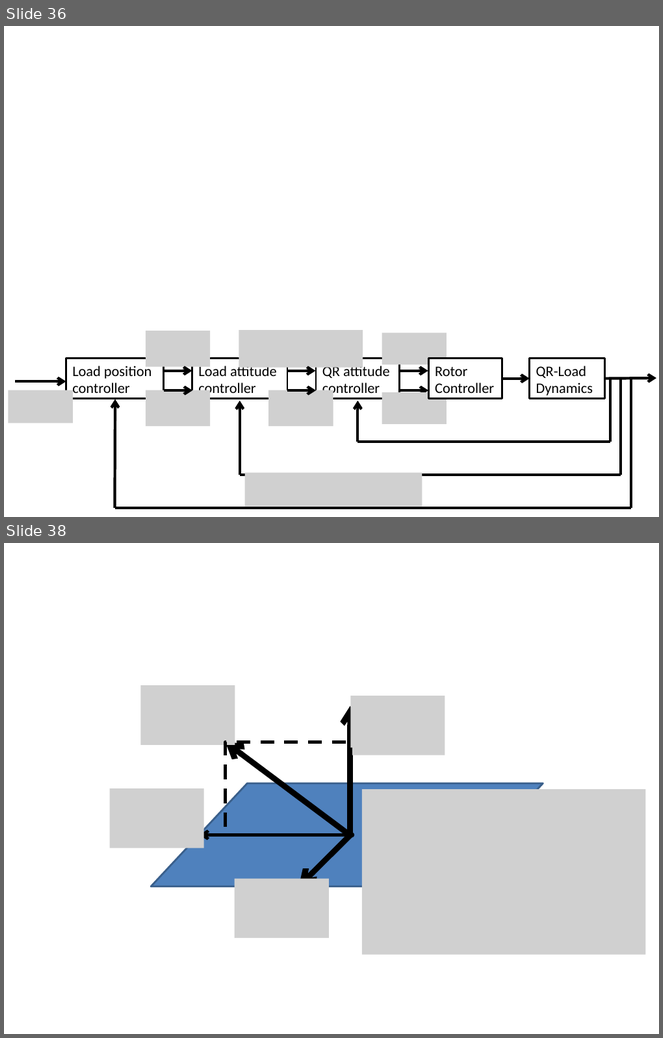
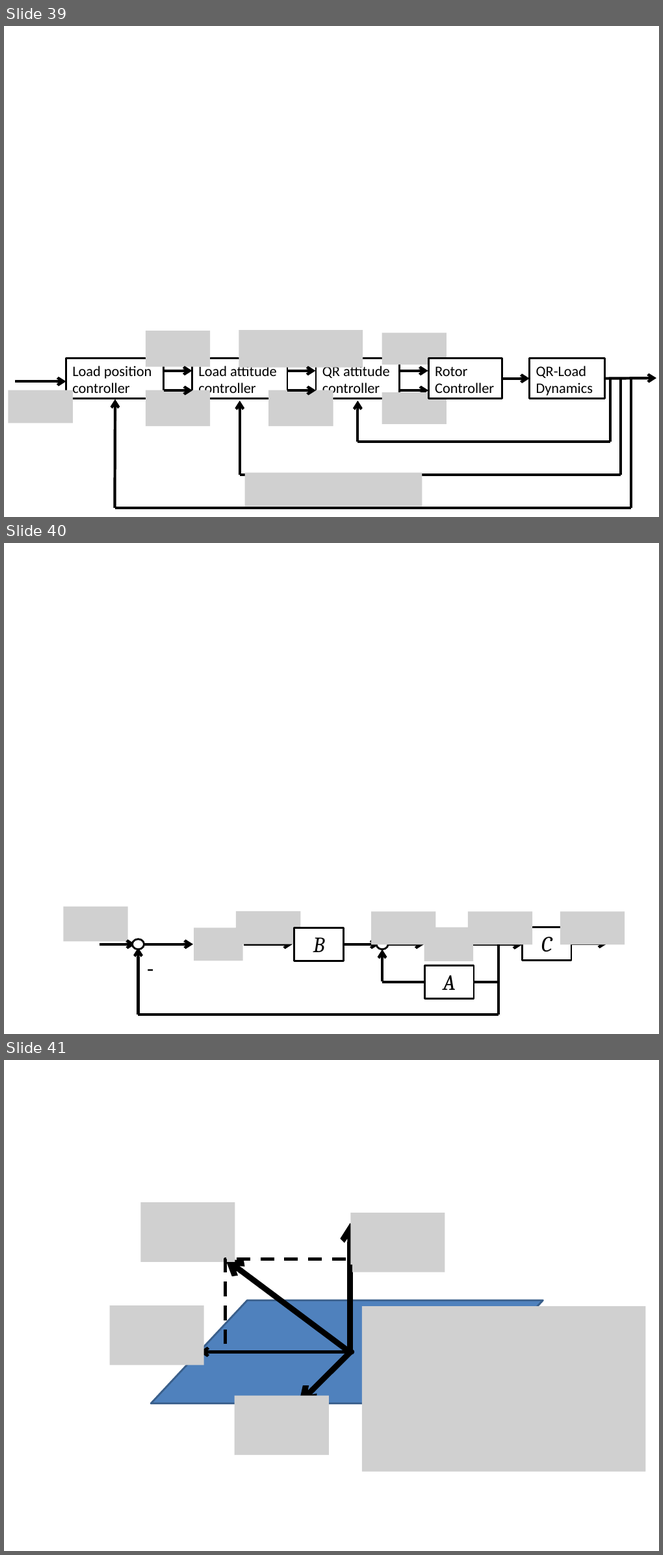
Before and after one commit to namvo88/Thesis-Quadrotor, a slide deck: StyleStuff/figures.pptx. Shown one above the other, each under a label of ours: slides 36 and 38 before the commit, slides 39, 40 and 41 after it; the slides between them are not shown. The pictures are 663x1038 and 663x1555 pixels, drawn with LibreOffice and Linux fonts; fonts in the diff are those of the drawing; grey boxes stand for pictures. Boxes give left, top, right and bottom in pixels: in the first picture for what was removed or moved away, otherwise in the second. Text is boxed around its words. In the diff, an @@ line names an element or a change of style, - is before the commit and + after.

```diff
--- a/StyleStuff/figures.pptx
+++ b/StyleStuff/figures.pptx
@@ slide 40 added at (x1=4, y1=543, x2=659, y2=1034), background #FFFFFF @@
@@ picture added at (x1=64, y1=906, x2=129, y2=941) @@
@@ picture added at (x1=236, y1=911, x2=301, y2=944) @@
@@ picture added at (x1=371, y1=912, x2=436, y2=945) @@
@@ picture added at (x1=468, y1=912, x2=532, y2=945) @@
@@ picture added at (x1=560, y1=912, x2=625, y2=945) @@
@@ picture added at (x1=194, y1=928, x2=243, y2=961) @@
@@ rectangle added at (x1=295, y1=928, x2=343, y2=961), fill #FFFFFF, outline #000000 2 pt, 24 pt, text #000000, italic @@
+B
@@ picture added at (x1=424, y1=928, x2=473, y2=962) @@
@@ rectangle added at (x1=522, y1=928, x2=571, y2=960), fill #FFFFFF, outline #000000 2 pt, 24 pt, text #000000, italic @@
+C
@@ arrow added from (99, 945) to (135, 945), #000000 3 pt @@
@@ ellipse added at (x1=133, y1=939, x2=144, y2=950), fill #FFFFFF, outline #000000 2 pt @@
@@ arrow added from (139, 1015) to (139, 948), #000000 3 pt @@
@@ text added at (x1=141, y1=952, x2=206, y2=984), 24 pt, text #000000 @@
+-
@@ arrow added from (144, 945) to (193, 945), #000000 3 pt @@
@@ arrow added from (244, 945) to (293, 945), #000000 3 pt @@
@@ arrow added from (343, 945) to (380, 945), #000000 3 pt @@
@@ ellipse added at (x1=376, y1=939, x2=388, y2=950), fill #FFFFFF, outline #000000 2 pt @@
@@ arrow added from (382, 981) to (382, 950), #000000 3 pt @@
@@ arrow added from (388, 945) to (424, 945), #000000 3 pt @@
@@ arrow added from (473, 945) to (522, 945), #000000 3 pt @@
@@ line added from (499, 1015) to (499, 945), #000000 3 pt @@
@@ arrow added from (571, 944) to (607, 944), #000000 3 pt @@
@@ rectangle added at (x1=425, y1=965, x2=474, y2=999), fill #FFFFFF, outline #000000 2 pt, 24 pt, text #000000, italic @@
+A
@@ line added from (425, 982) to (382, 982), #000000 3 pt @@
@@ line added from (499, 982) to (473, 982), #000000 3 pt @@
@@ line added from (499, 1015) to (139, 1015), #000000 3 pt @@
@@ what was slide 36 is now slide 39 @@
@@ what was slide 38 is now slide 41 @@
```
Also in this commit, not shown: 1 slide changed, 3 other slides added, 1 slide removed, 29 other files.
